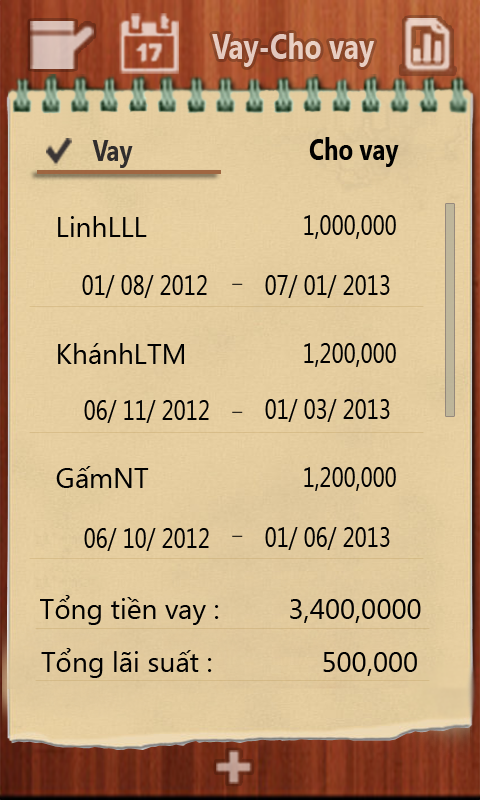
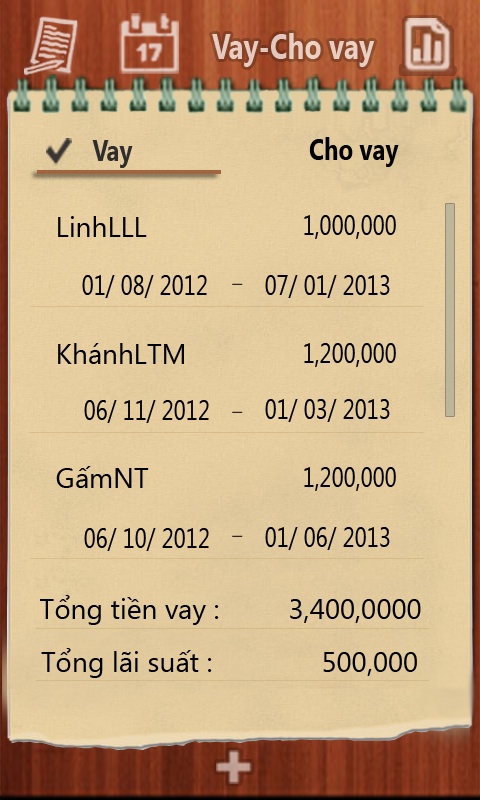
Revision of a layered w=480, h=800 image; what changed, layer by layer:
added layer "manage_icon_1" (70%) above "entry_icob" over <box>24,16,82,77</box>
hid "entry_icob" over <box>30,21,94,69</box>
